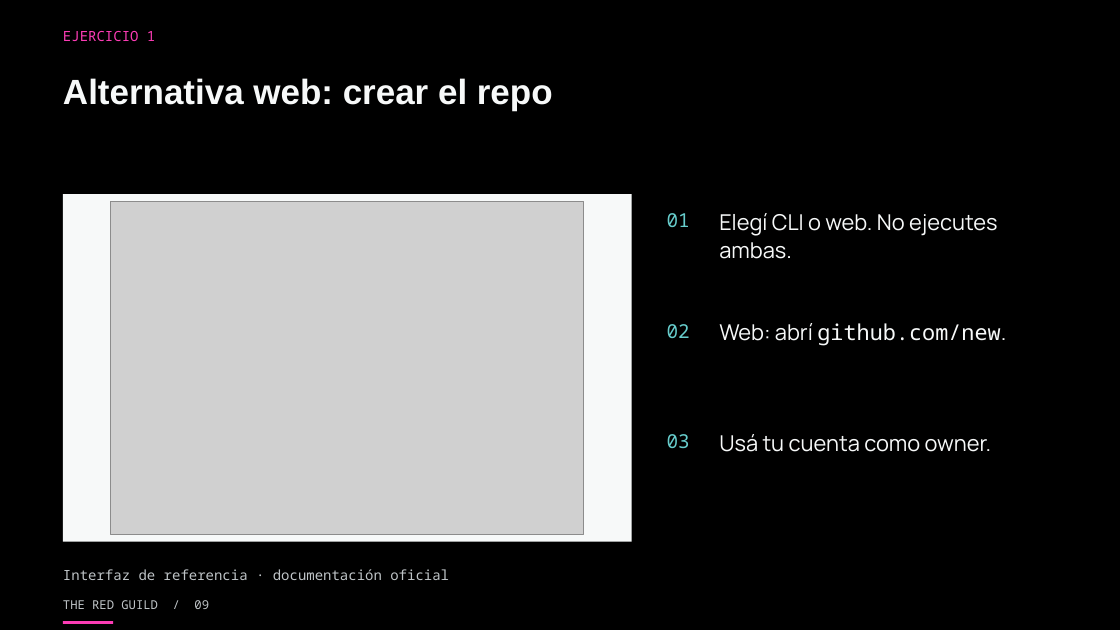
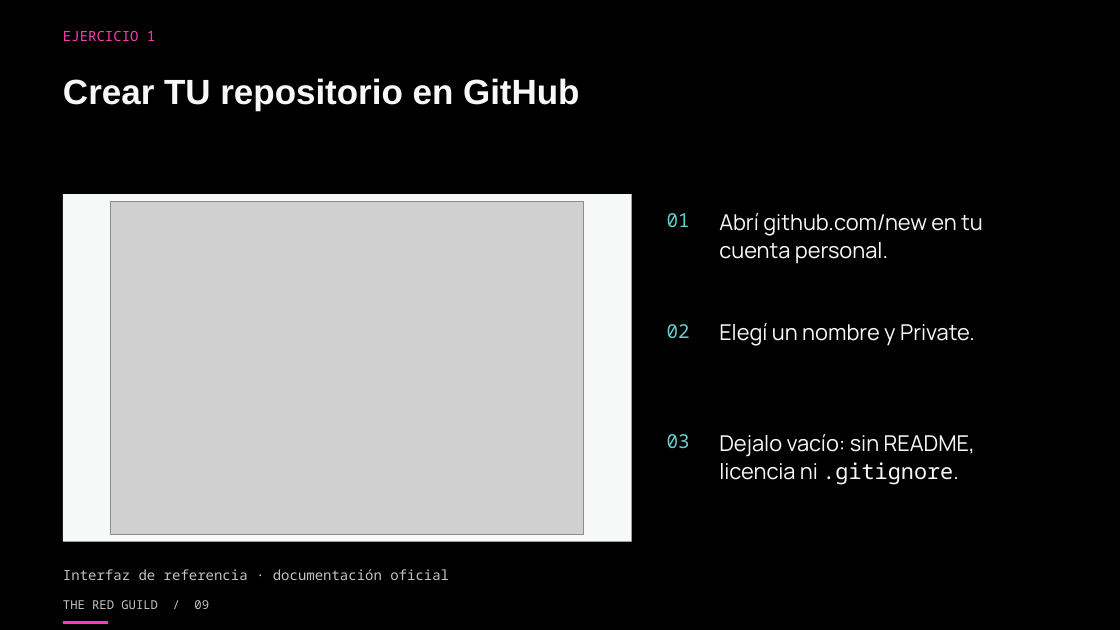
Before and after one commit to theredguild/github-ai-automation-lab, a slide deck: slide 9 of slides/workshop.pptx. Drawn at 1120x630 pixels with LibreOffice and Linux fonts; fonts in the diff are those of the drawing; grey boxes stand for pictures. Boxes give left, top, right and bottom in pixels: in the first picture for what was removed or moved away, otherwise in the second. Text is boxed around its words. In the diff, an @@ line names an element or a change of style, - is before the commit and + after.

```diff
--- a/slides/workshop.pptx
+++ b/slides/workshop.pptx
@@ text at (x1=63, y1=78, x2=579, y2=110): text changed @@
-Alternativa web: crear el repo
+Crear TU repositorio en GitHub
@@ text at (x1=719, y1=213, x2=983, y2=264): text changed; font Noto Sans Mono to Manrope @@
-Web: abrí github.com/new.
+Abrí github.com/new en tu
+cuenta personal.
@@ text removed at (x1=719, y1=213, x2=998, y2=259) @@
-Elegí CLI o web. No ejecutes
-ambas.
@@ text added at (x1=719, y1=323, x2=975, y2=346), 18.8 pt, text #F7F9F9 @@
+Elegí un nombre y Private.
@@ text at (x1=719, y1=434, x2=975, y2=485): text changed @@
-Usá tu cuenta como owner.
+Dejalo vacío: sin README,
+licencia ni .gitignore.
@@ rectangle resized from (x1=63, y1=622, x2=113, y2=624) to (x1=63, y1=622, x2=108, y2=624) @@
```
Also in this commit, not shown: 175 other slides changed, 21 slides added, 1 slide removed, 17 other files.
